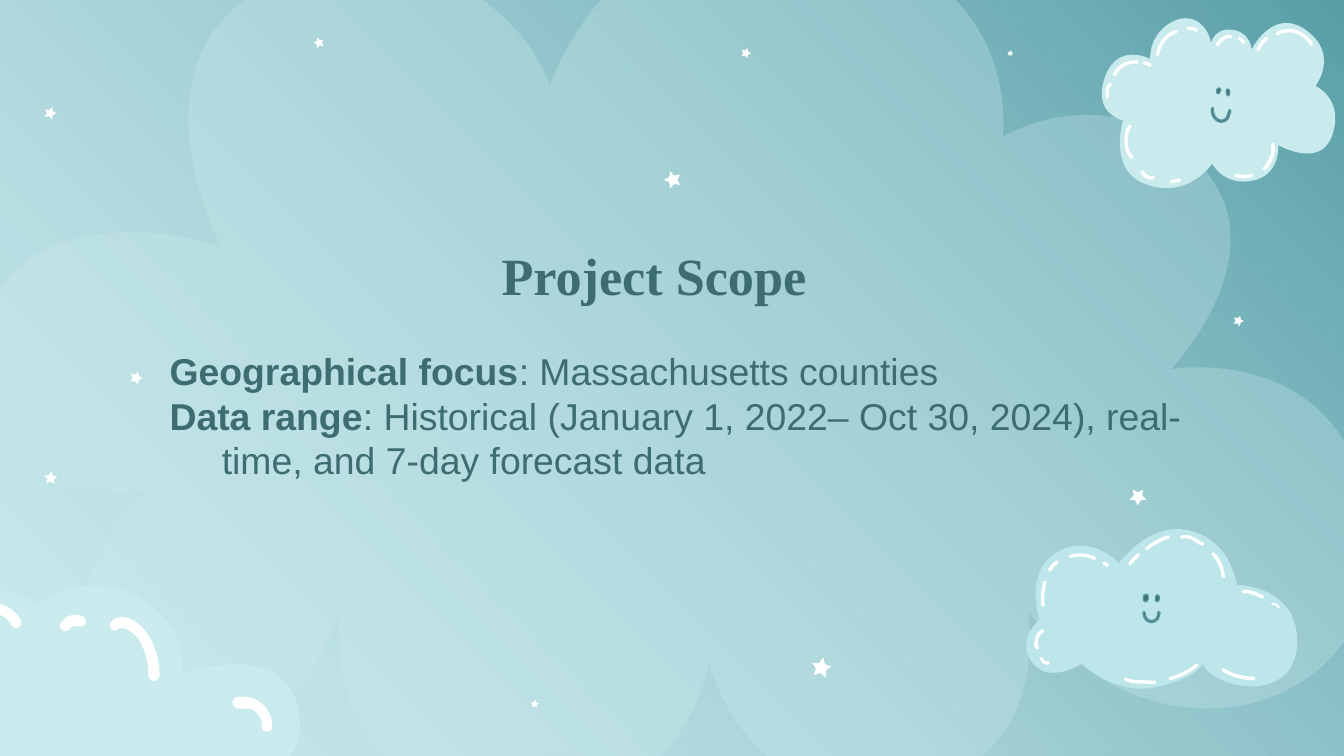
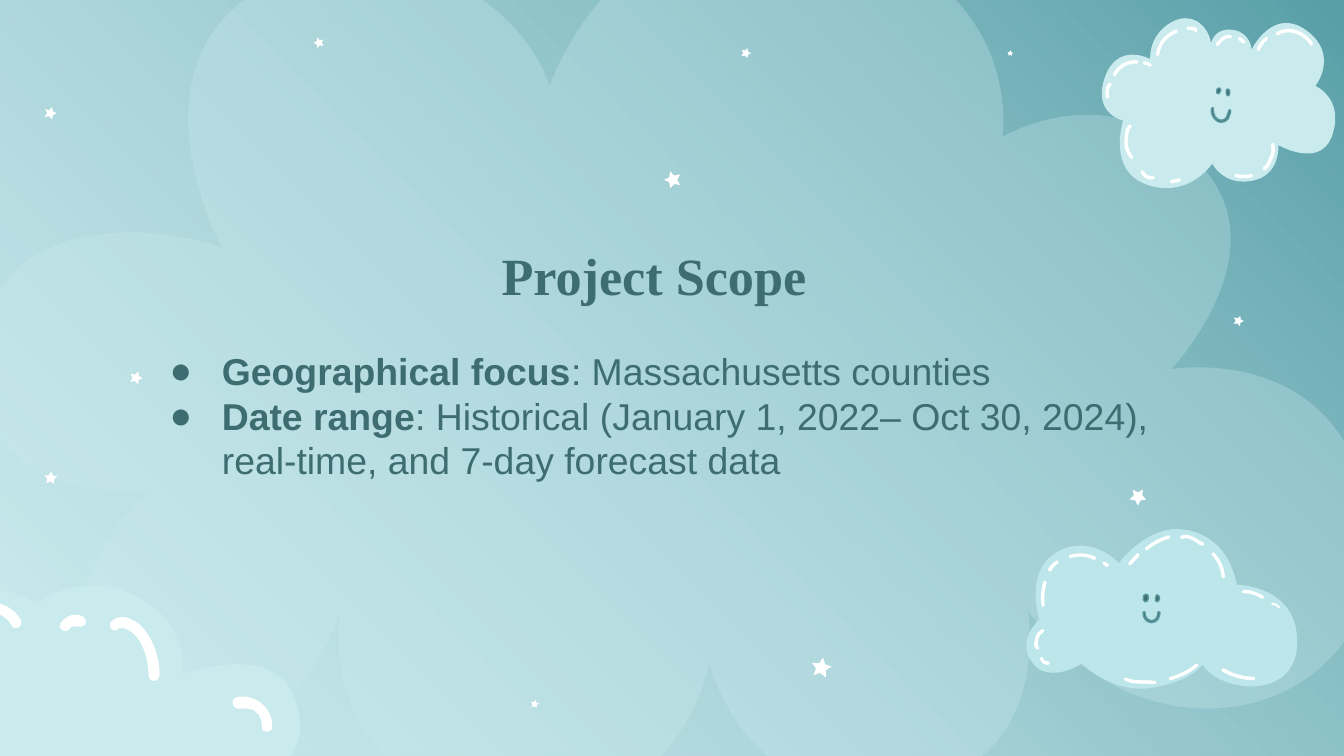
Before and after one commit to Rohit-hooda/DS5110-Final-Project, a slide deck: slide 5 of Deliverables-Presentation-Report/Weather Data Integration Pipeline (MassWeatherHub) – Rohit Hooda, Rimsha Kayastha, Tri Watanasuparp.pptx. Drawn at 1344x756 pixels with LibreOffice and Linux fonts; fonts in the diff are those of the drawing. Boxes give left, top, right and bottom in pixels: in the first picture for what was removed or moved away, otherwise in the second. Text is boxed around its words. In the diff, an @@ line names an element or a change of style, - is before the commit and + after.

```diff
--- a/Deliverables-Presentation-Report/Weather Data Integration Pipeline (MassWeatherHub) – Rohit Hooda, Rimsha Kayastha, Tri Watanasuparp.pptx
+++ b/Deliverables-Presentation-Report/Weather Data Integration Pipeline (MassWeatherHub) – Rohit Hooda, Rimsha Kayastha, Tri Watanasuparp.pptx
@@ subtitle at bbox=[222, 358, 990, 393]: bullet none to ● @@
@@ subtitle at bbox=[222, 403, 1148, 482]: text changed @@
-Data range: Historical (January 1, 2022– Oct 30, 2024), real-time, and 7-day forecast data
+● Date range: Historical (January 1, 2022– Oct 30, 2024), real-time, and 7-day forecast data
```
Also in this commit, not shown: 9 other slides changed, 2 slides added, 1 slide removed, 15 other files.
